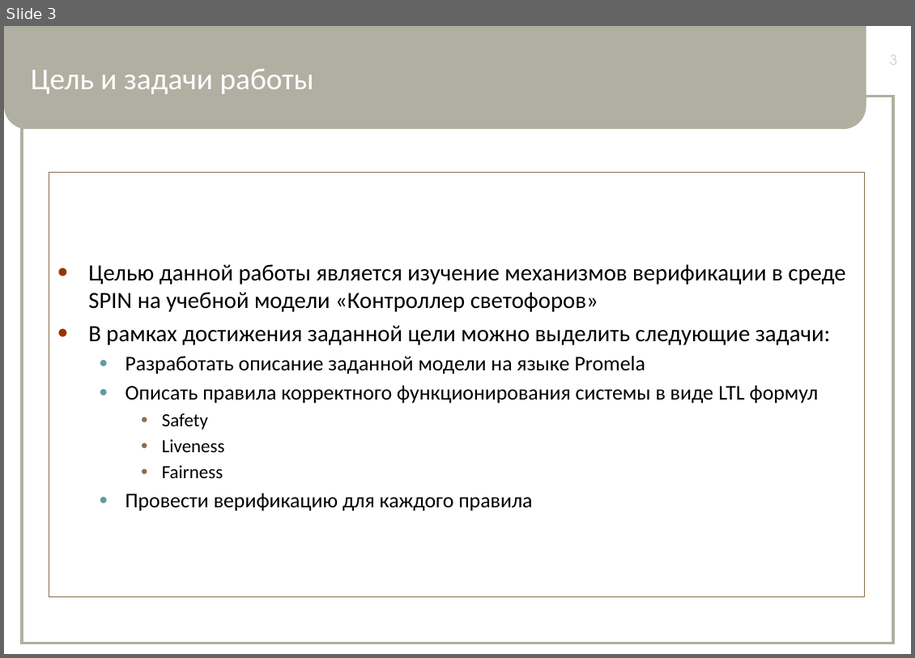
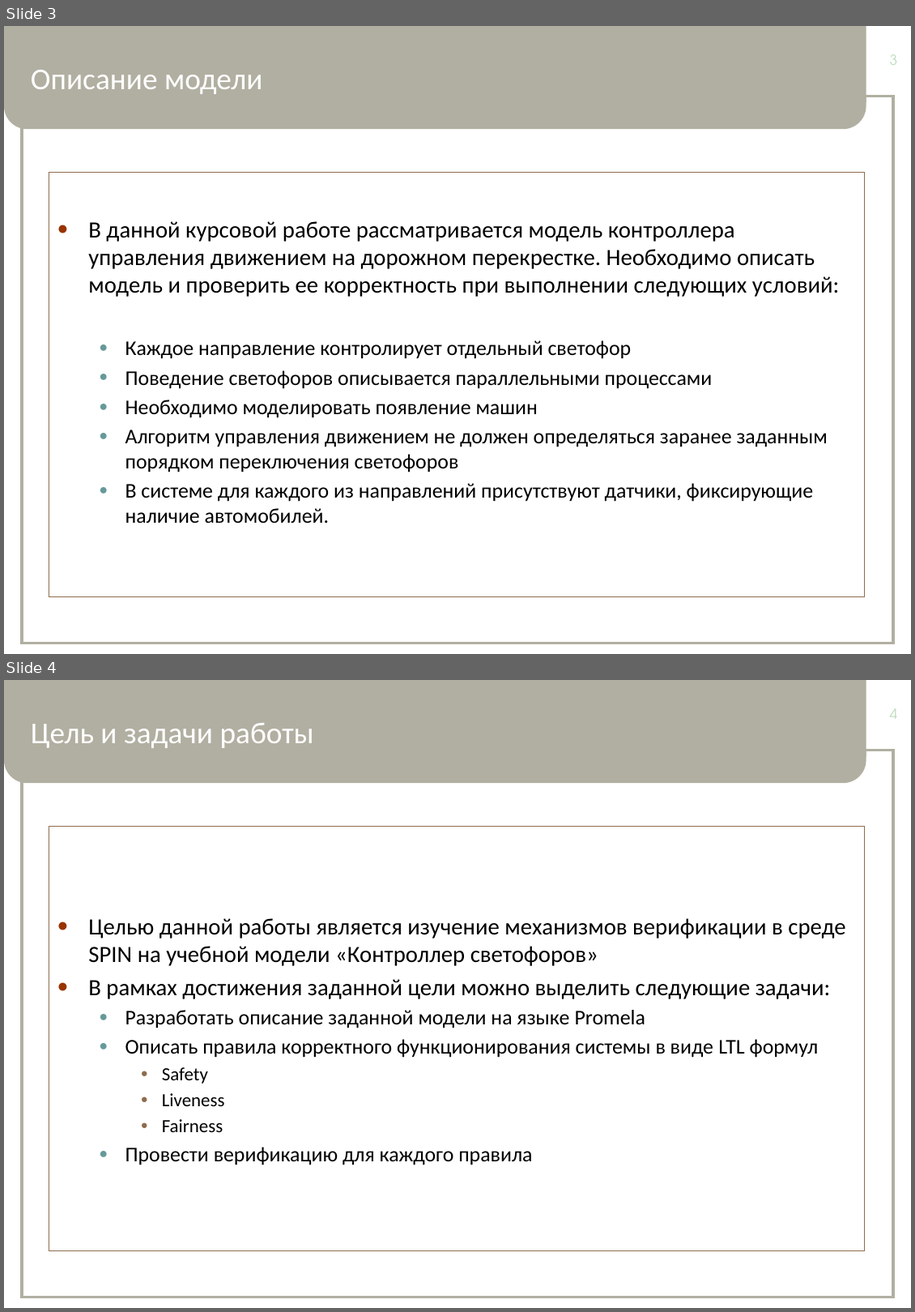
Before and after one commit to tar/verification, a slide deck: 63504-12_Lukashin_A_presentation.pptx. Shown one above the other, each under a label of ours: slide 3 before the commit, slides 3 and 4 after it. The pictures are 915x658 and 915x1312 pixels, drawn with LibreOffice and Linux fonts; fonts in the diff are those of the drawing. Boxes give left, top, right and bottom in pixels: in the first picture for what was removed or moved away, otherwise in the second. Text is boxed around its words. In the diff, an @@ line names an element or a change of style, - is before the commit and + after.

```diff
--- a/63504-12_Lukashin_A_presentation.pptx
+++ b/63504-12_Lukashin_A_presentation.pptx
@@ slide 3 added at [4, 26, 911, 654], background #FFFFFF; not listed: 3 template elements that a slide beside it also shows @@
@@ title added at [31, 70, 263, 94], 26 pt, text #FFFFFF @@
+Описание модели
@@ page number added at [890, 54, 898, 65], 12 pt, text #BCDCBC @@
+3
@@ text added at [49, 173, 864, 597], outline #8D6C4D 0.75 pt, 18 pt, text #000000 @@
+● В данной курсовой работе рассматривается модель контроллера управления движением на дорожном перекрестке. Необходимо описать модель и проверить ее корректность при выполнении следующих условий:
+  ● Каждое направление контролирует отдельный светофор
+  ● Поведение светофоров описывается параллельными процессами
+  ● Необходимо моделировать появление машин
+  ● Алгоритм управления движением не должен определяться заранее заданным порядком переключения светофоров
+  ● В системе для каждого из направлений присутствуют датчики, фиксирующие наличие автомобилей.
@@ what was slide 3 is now slide 4 @@
@@ page number at [890, 708, 898, 719]: text changed @@
-3
+4
```
Also in this commit, not shown: 3 slides changed, 1 other slide added, 2 slides removed, 3 other files.
